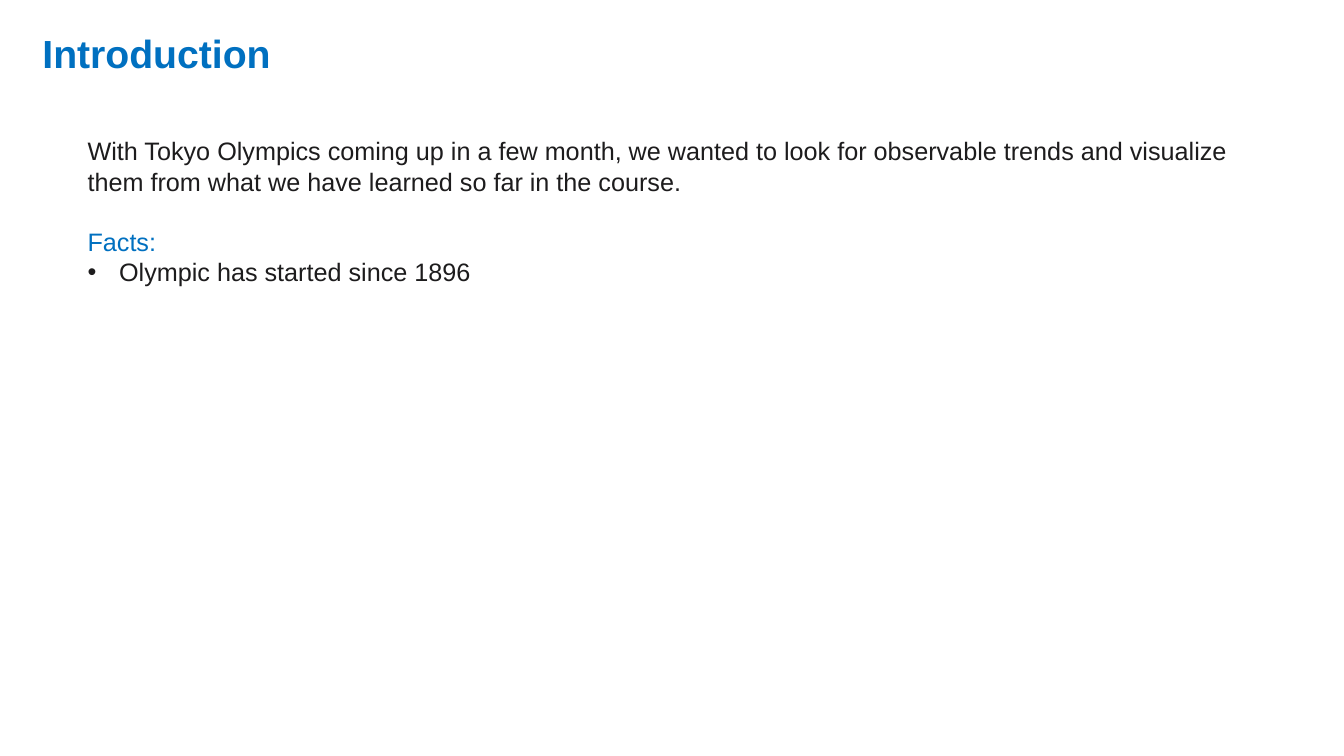
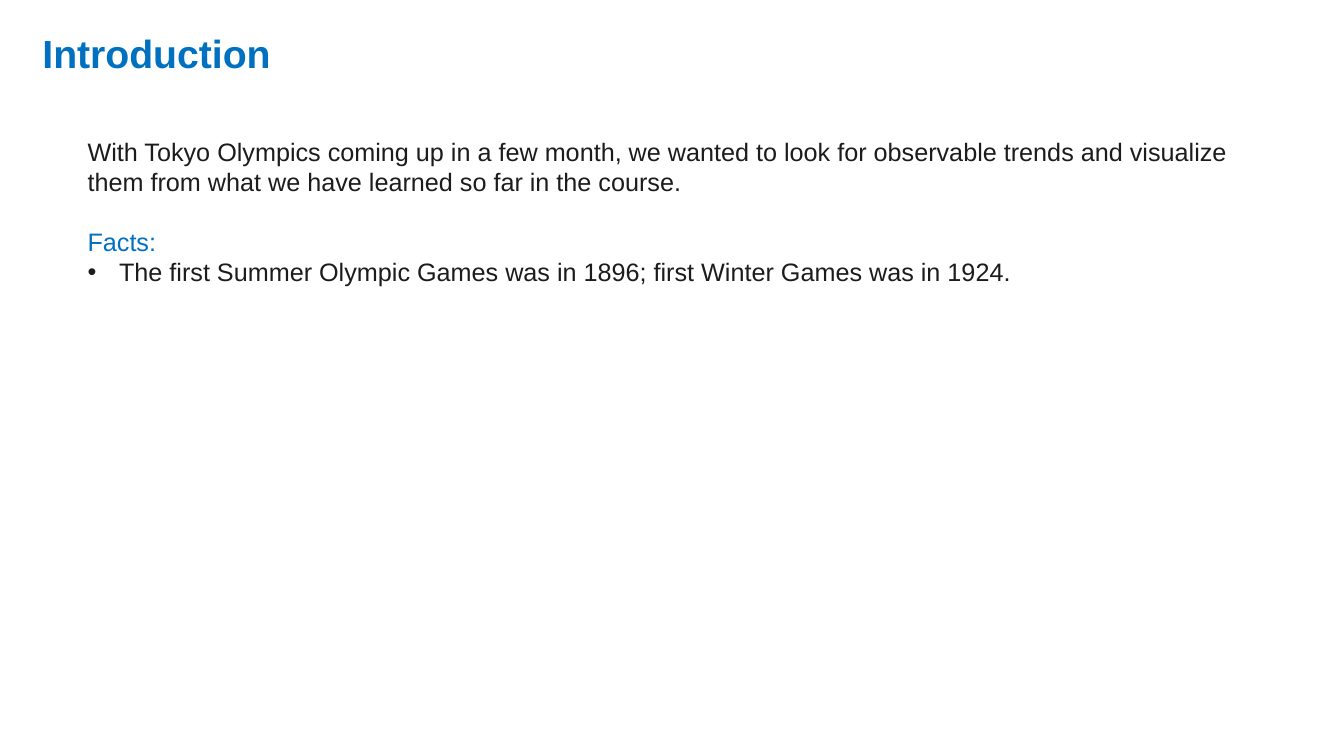
Before and after one commit to sissa81/project1, a slide deck: slide 2 of olympics by wildcats.pptx. Drawn at 1344x756 pixels with LibreOffice and Linux fonts; fonts in the diff are those of the drawing. Boxes give left, top, right and bottom in pixels: in the first picture for what was removed or moved away, otherwise in the second. Text is boxed around its words. In the diff, an @@ line names an element or a change of style, - is before the commit and + after.

```diff
--- a/olympics by wildcats.pptx
+++ b/olympics by wildcats.pptx
@@ text at box(119, 262, 1010, 287): text changed @@
-• Olympic has started since 1896
+• The first Summer Olympic Games was in 1896; first Winter Games was in 1924.
```
Also in this commit, not shown: 5 other slides changed, 1 slide added, 1 other file.
